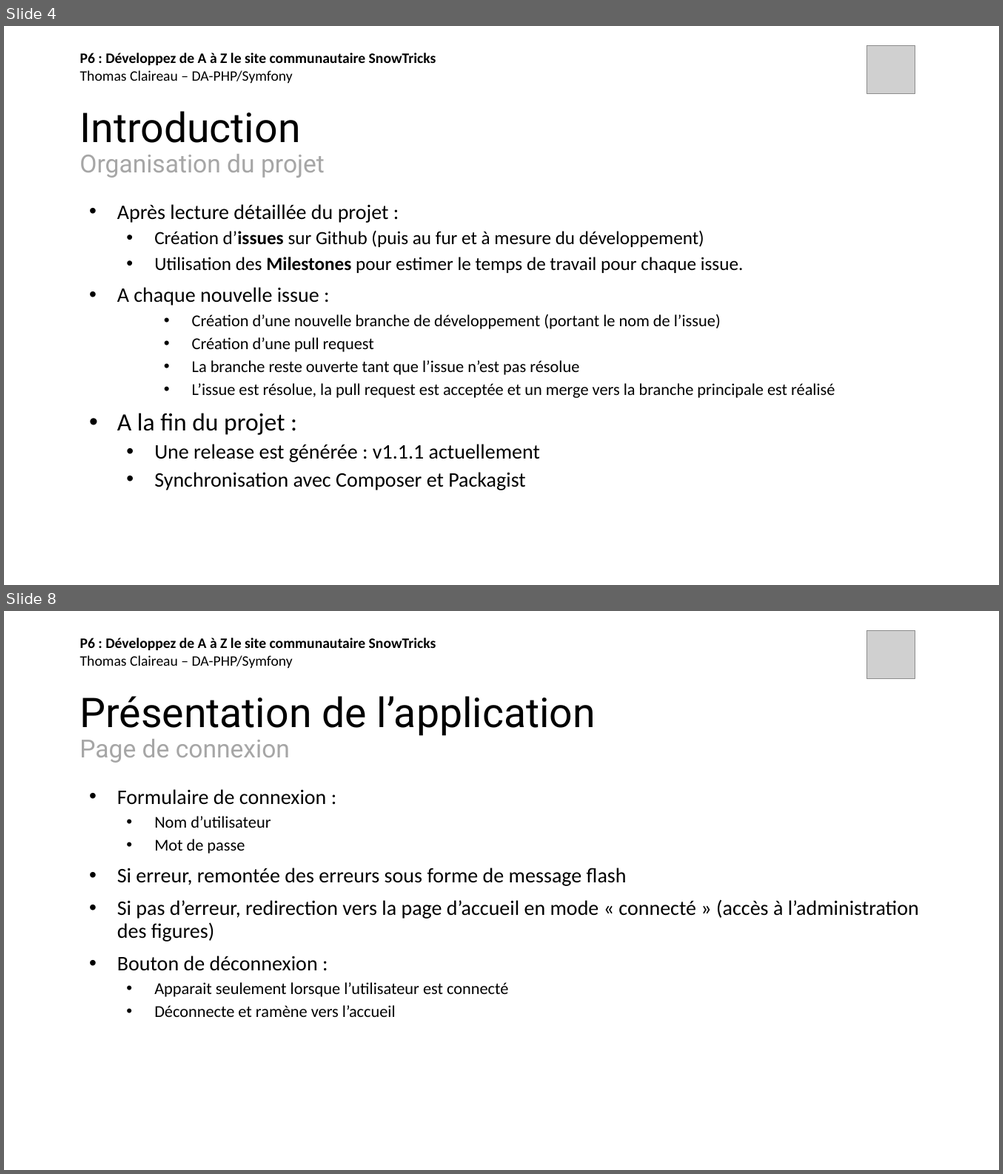
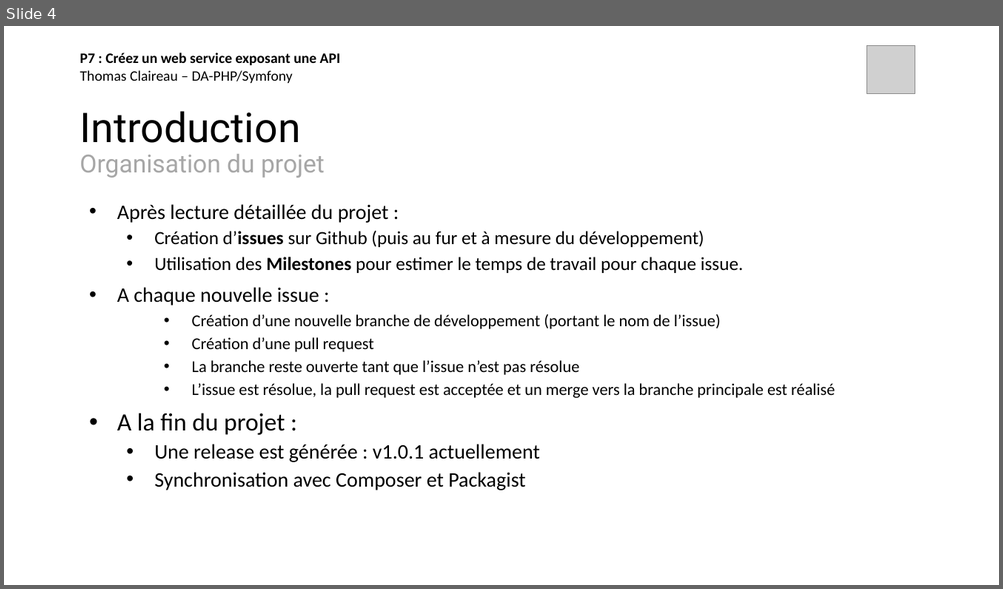
Before and after one commit to thomas-claireau/PHP-P7-Openclassrooms, a slide deck: P7_claireau_thomas/présentation-p7-php-openclassrooms.pptx. Shown one above the other, each under a label of ours: slides 4 and 8 before the commit, slide 4 after it; the slides between them are not shown. The pictures are 1003x1174 and 1003x589 pixels, drawn with LibreOffice and Linux fonts; fonts in the diff are those of the drawing; grey boxes stand for pictures. Boxes give left, top, right and bottom in pixels: in the first picture for what was removed or moved away, otherwise in the second. Text is boxed around its words. In the diff, an @@ line names an element or a change of style, - is before the commit and + after.

```diff
--- a/P7_claireau_thomas/présentation-p7-php-openclassrooms.pptx
+++ b/P7_claireau_thomas/présentation-p7-php-openclassrooms.pptx
@@ slide 8 removed at <box>4,611,999,1170</box>, background #FFFFFF @@
@@ picture removed at <box>868,630,916,679</box> @@
@@ text removed at <box>80,638,436,668</box> @@
-P6 : Développez de A à Z le site communautaire SnowTricks
-Thomas Claireau – DA-PHP/Symfony
@@ title removed at <box>79,696,595,763</box> @@
-Présentation de l’application
-Page de connexion
@@ text removed at <box>117,789,919,1017</box> @@
-• Formulaire de connexion :
-  • Nom d’utilisateur
-  • Mot de passe
-• Si erreur, remontée des erreurs sous forme de message flash
-• Si pas d’erreur, redirection vers la page d’accueil en mode « connecté » (accès à l’administration des figures)
-• Bouton de déconnexion :
-  • Apparait seulement lorsque l’utilisateur est connecté
-  • Déconnecte et ramène vers l’accueil
@@ slide 4 changed as well @@
@@ text at <box>80,53,341,83</box>: text changed @@
-P6 : Développez de A à Z le site communautaire SnowTricks
-Thomas Claireau – DA-PHP/Symfony
+P7 : Créez un web service exposant une API
+Thomas Claireau – DA-PHP/Symfony
@@ text at <box>154,444,540,463</box>: text changed @@
-  • Une release est générée : v1.1.1 actuellement
+  • Une release est générée : v1.0.1 actuellement
```
Also in this commit, not shown: 9 other slides changed, 3 other slides removed.
